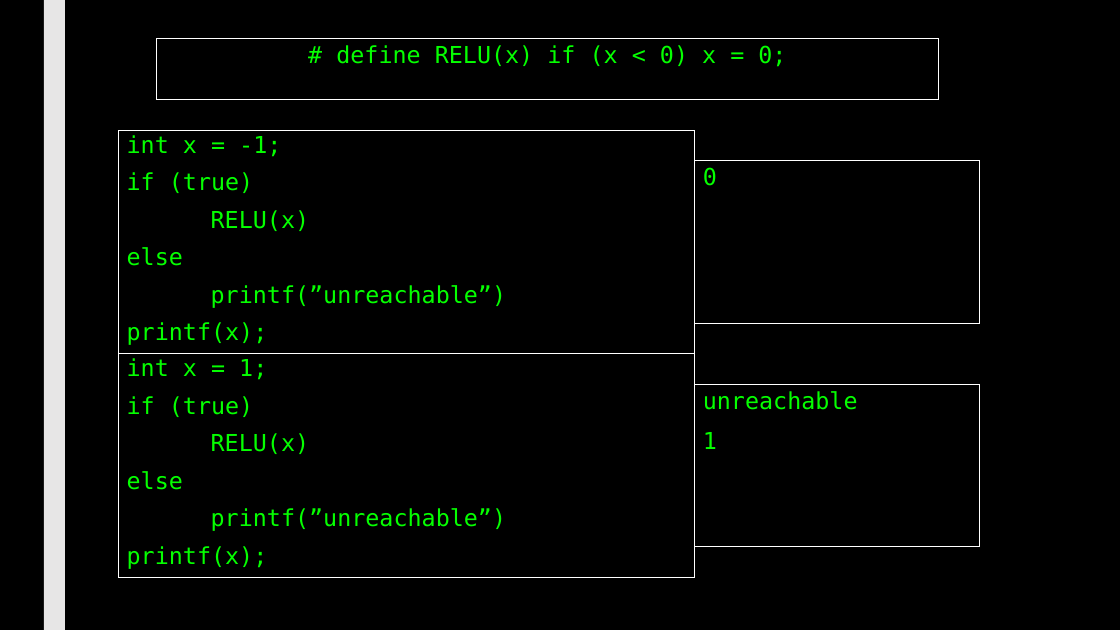
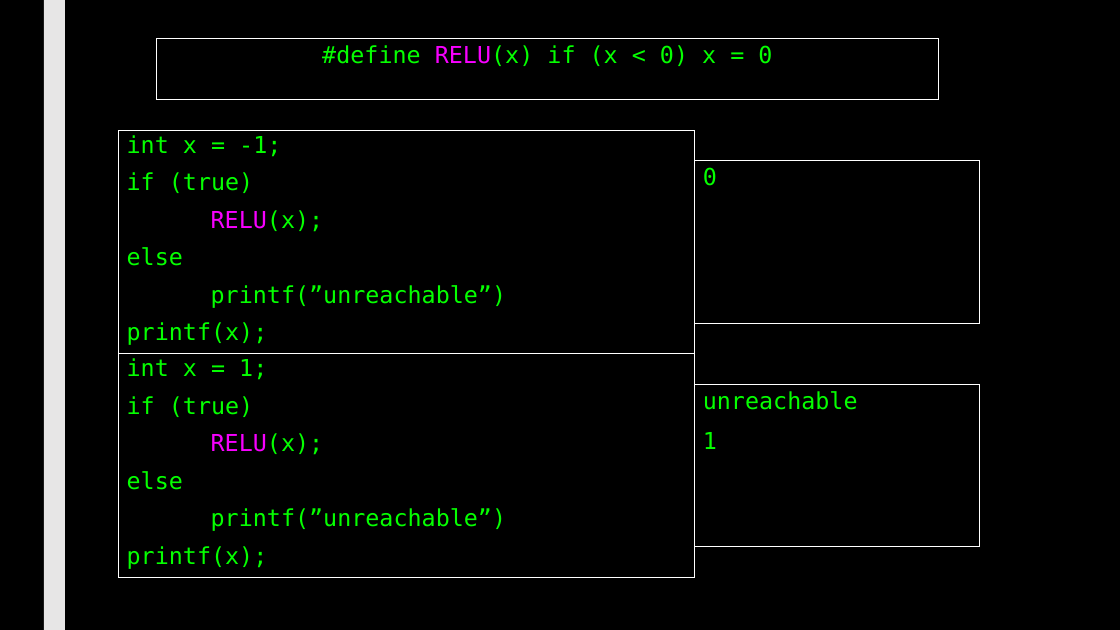
Before and after one commit to max7patek/metaprogramming, a slide deck: slide 17 of slides/08-CompileTimeComputation.pptx (slide 16 before the commit). Drawn at 1120x630 pixels with LibreOffice and Linux fonts; fonts in the diff are those of the drawing. Boxes give left, top, right and bottom in pixels: in the first picture for what was removed or moved away, otherwise in the second. Text is boxed around its words. In the diff, an @@ line names an element or a change of style, - is before the commit and + after.

```diff
--- a/slides/08-CompileTimeComputation.pptx
+++ b/slides/08-CompileTimeComputation.pptx
@@ text in rectangle at (322, 45, 772, 66): text changed @@
-# define RELU(x) if (x < 0) x = 0;
+#define RELU(x) if (x < 0) x = 0
@@ text in rectangle at (211, 210, 324, 232): text changed; text colour #05FF00 to #F800FF @@
-RELU(x)
+RELU(x);
@@ text in rectangle at (211, 433, 324, 455): text changed; text colour #05FF00 to #F800FF @@
-RELU(x)
+RELU(x);
```
Also in this commit, not shown: 14 other slides changed, 1 slide added.
